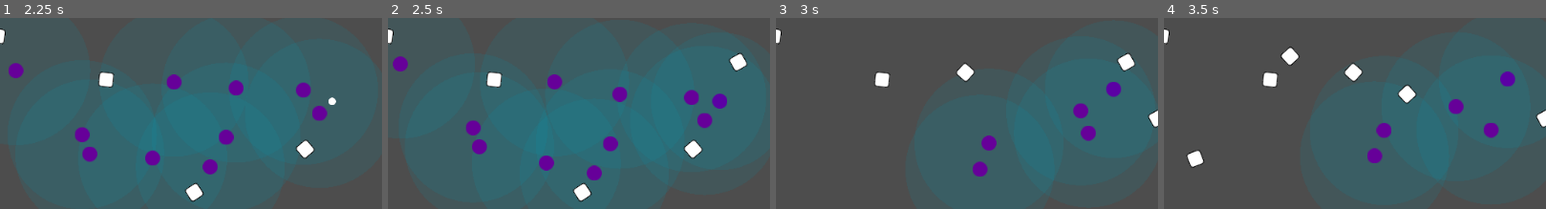
Above: before the commit, frames 1-4 (left to right).
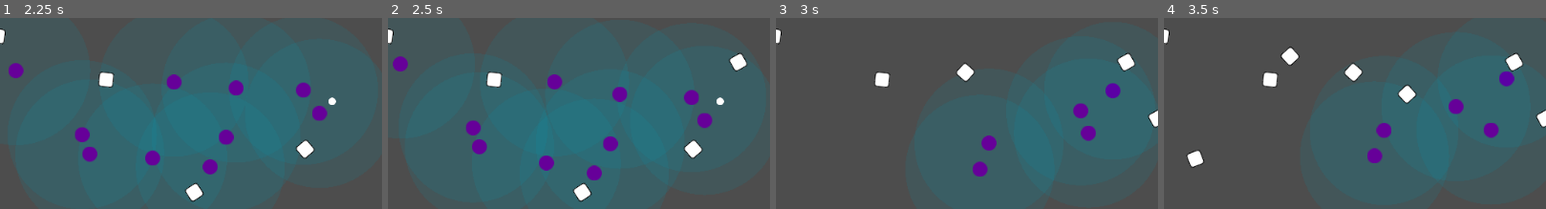
Above: after the commit, the same moments.

Repository: wivest/Natural-Selection
Game: Godot game, scene res://scenes/field.tscn
Two runs of this game, one before a commit and one after it. Both use one fixed random seed, a clock stepped at 60 frames per second and the inputs below.
Inputs:
- Up to frame 1 (2.25 s): no input
- Up to frame 2 (2.5 s): no input
- Up to frame 3 (3 s): no input
- Up to frame 4 (3.5 s): no input
The pictures show only the part of the screen within x 30-80%, y 24-74%; the shares and areas given below are measured in that part.

Frame 1 is identical in both runs. In frame 2, 0.3% of the frame differs, in the area x 84-89%, y 39-48%; in frame 3, 0.1%; in frame 4, 0.4%, in the area x 87-95%, y 18-36%.

Commit message:
feat: add incubation time of Cocoon Gene

Diff:
--- a/scenes/cocoon/cocoon.gd
+++ b/scenes/cocoon/cocoon.gd
@@ -1,15 +1,13 @@
 class_name Cocoon extends Sprite2D
 
 signal incubated(cocoon_position: Vector2, genome: Genome)
-
-@export var incubation_time: float = 1 # time before turning into a creature
 
 var genome: Genome
 
 @onready var timer: Timer = $Timer
 
 func _ready():
-	timer.start(incubation_time)
+	timer.start(genome.incubation_time.value)
 
 func _on_timer_timeout():
 	incubated.emit(position, genome)
--- a/scenes/creature/creature.tscn
+++ b/scenes/creature/creature.tscn
@@ -1,10 +1,15 @@
-[gd_scene load_steps=13 format=3 uid="uid://xkd0hmsfnseg"]
+[gd_scene load_steps=14 format=3 uid="uid://xkd0hmsfnseg"]
 
 [ext_resource type="Texture2D" uid="uid://cbc3ai3qcvy1c" path="res://scenes/creature/creature.png" id="1_23i3f"]
 [ext_resource type="Script" path="res://scenes/creature/scripts/nodes/creature.gd" id="1_ekvum"]
 [ext_resource type="Script" path="res://scenes/creature/scripts/genome.gd" id="2_ngt82"]
 [ext_resource type="Script" path="res://scenes/creature/scripts/gene.gd" id="3_0dlvc"]
 [ext_resource type="Script" path="res://scenes/creature/scripts/nodes/view.gd" id="4_oe8uj"]
+
+[sub_resource type="Resource" id="Resource_l1sps"]
+script = ExtResource("3_0dlvc")
+value = 1.0
+mutation_range = 0.1
 
 [sub_resource type="Resource" id="Resource_fxyqd"]
 script = ExtResource("3_0dlvc")
@@ -20,6 +25,7 @@
 script = ExtResource("2_ngt82")
 speed = SubResource("Resource_fxyqd")
 view_radius = SubResource("Resource_hww5n")
+incubation_time = SubResource("Resource_l1sps")
 
 [sub_resource type="Gradient" id="Gradient_vpheb"]
 colors = PackedColorArray(0, 0, 1, 1, 1, 0, 0, 1)
--- a/scenes/creature/scripts/genome.gd
+++ b/scenes/creature/scripts/genome.gd
@@ -2,7 +2,9 @@
 
 @export var speed: Gene
 @export var view_radius: Gene
+@export var incubation_time: Gene
 
 func mutate():
 	speed.mutate()
 	view_radius.mutate()
+	incubation_time.mutate()
